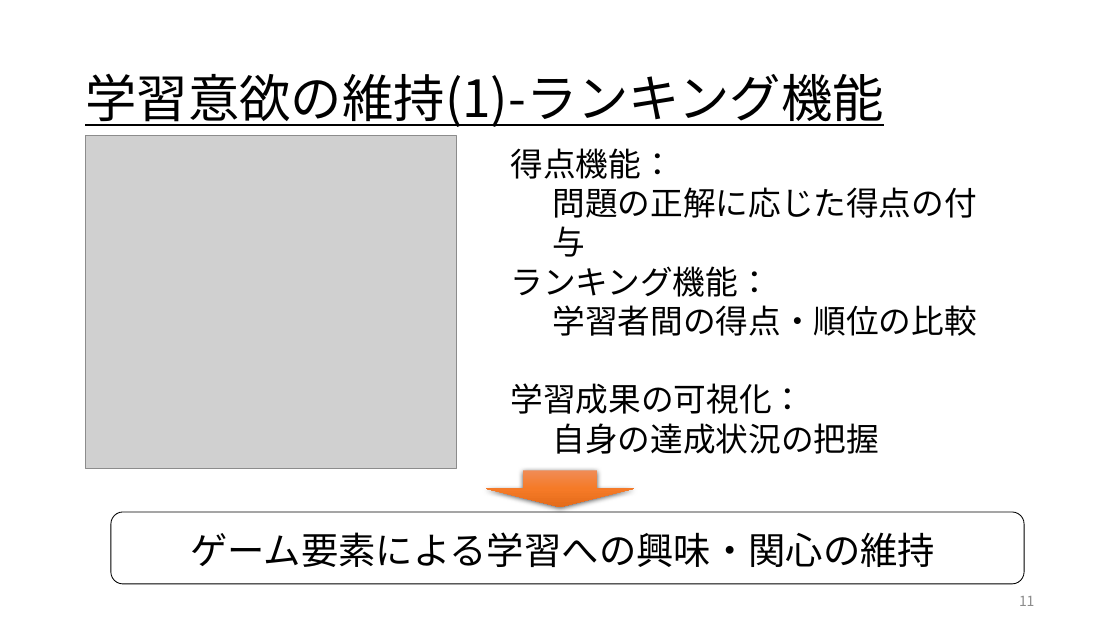
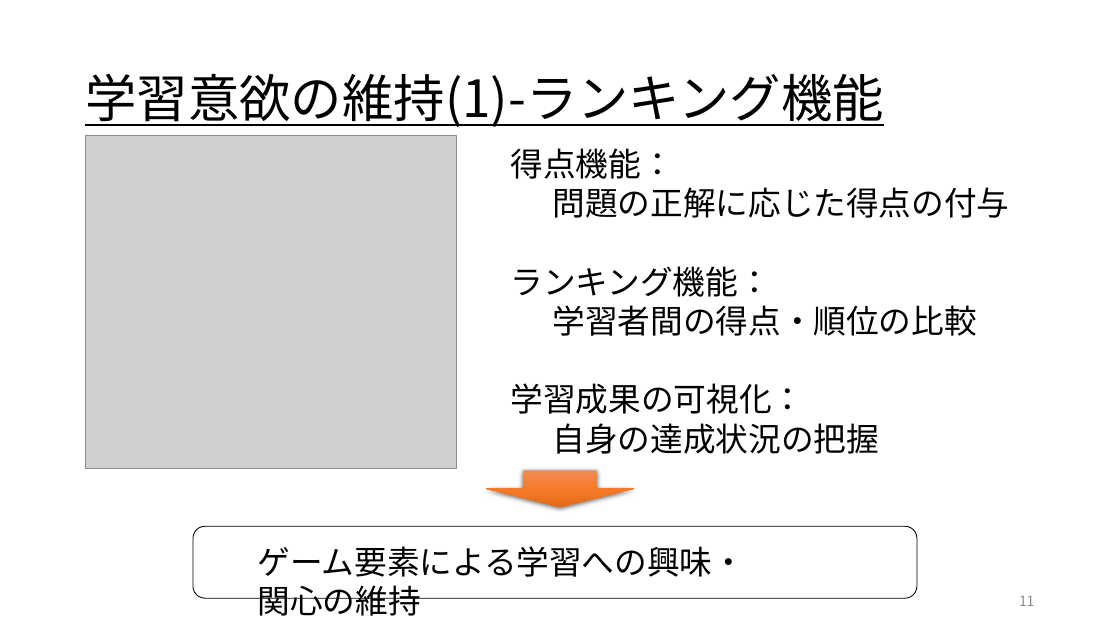
Before and after one commit to kuwaChang/kuwaCTF, a slide deck: slide 11 of 2026-10-15-j123109桑原光太朗.pptx. Drawn at 1120x630 pixels with LibreOffice and Linux fonts; fonts in the diff are those of the drawing; grey boxes stand for pictures. Boxes give left, top, right and bottom in pixels: in the first picture for what was removed or moved away, otherwise in the second. Text is boxed around its words. In the diff, an @@ line names an element or a change of style, - is before the commit and + after.

```diff
--- a/2026-10-15-j123109桑原光太朗.pptx
+++ b/2026-10-15-j123109桑原光太朗.pptx
@@ text "得点機能：" rewrapped from (511, 148, 977, 454) to (511, 148, 1010, 454) @@
@@ rounded rectangle: place and size @@
-rounded rectangle at (111, 513, 1024, 585)
+rounded rectangle at (193, 527, 918, 599)
@@ text "ゲーム要素による学習への興味・関心の維持": place and size @@
-text "ゲーム要素による学習への興味・関心の維持" at (190, 532, 935, 567)
+text "ゲーム要素による学習への興味・関心の維持" at (258, 546, 745, 616)
@@ text "ゲーム要素による学習への興味・関心の維持" at (258, 546, 745, 616): size 32 to 28 pt @@
```
Also in this commit, not shown: 10 other slides changed, 1 other file.
